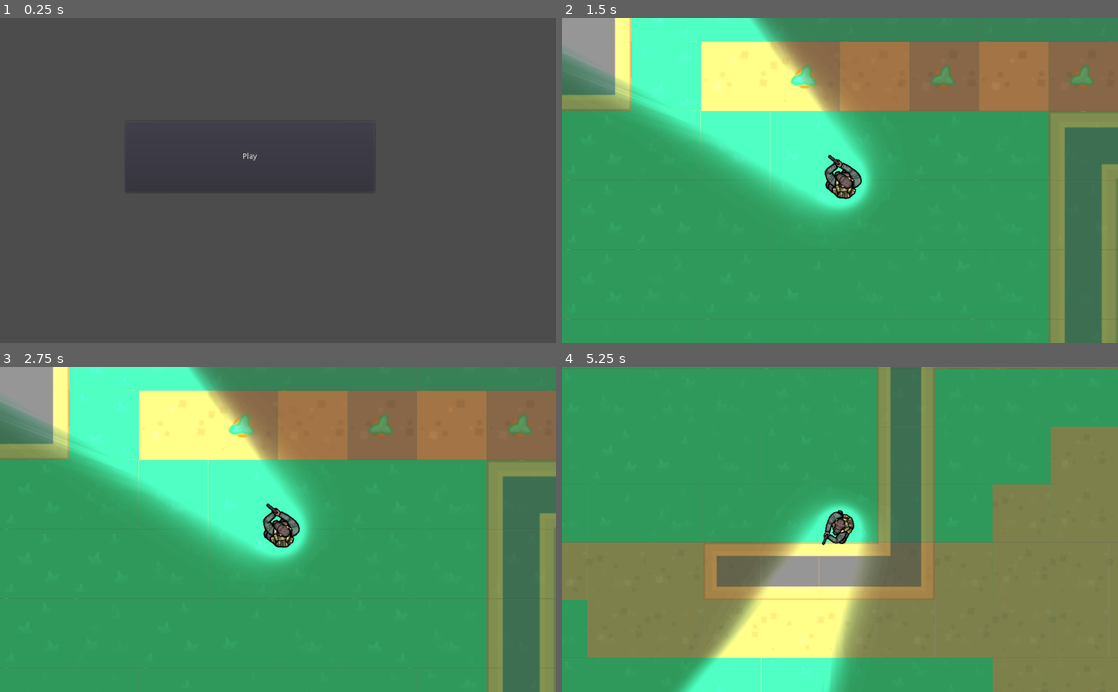
Above: before the commit, frames 1-4 (two rows, left to right).
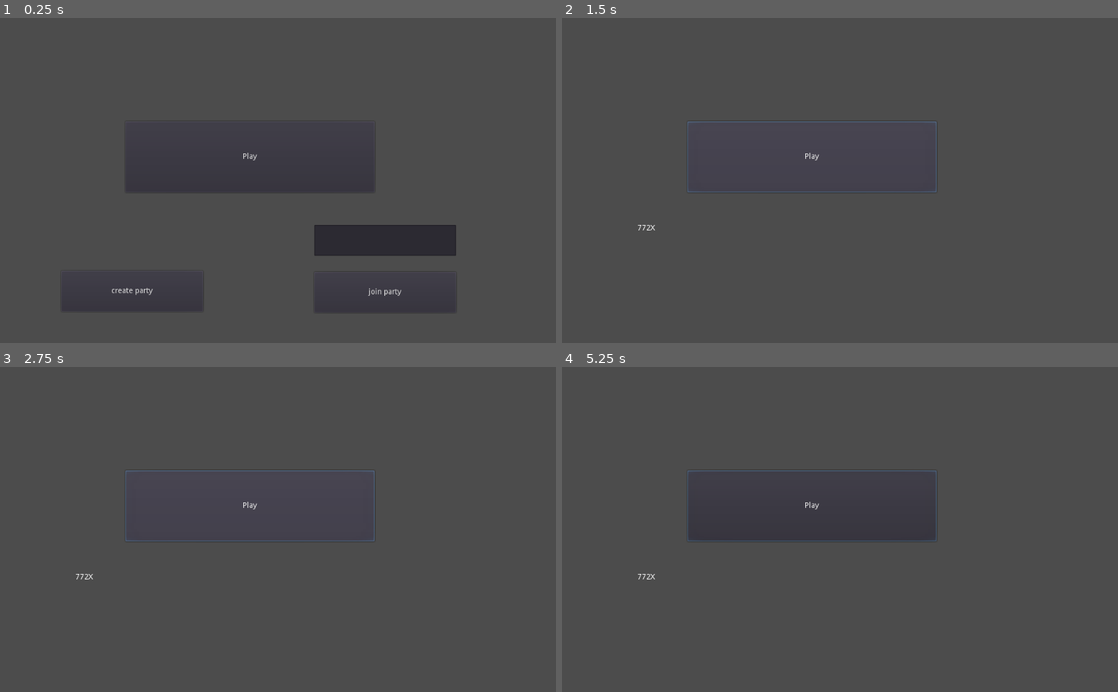
Above: after the commit, the same moments.

Repository: PrayasJ/Project_Seek
Game: Godot game, scene res://main.tscn
Two runs of this game, one before a commit and one after it. Both use one fixed random seed, a clock stepped at 60 frames per second and the inputs below.
Inputs (mouse positions are in pixels of both pictures, inside the frame that each line leads up to):
- Up to frame 1 (0.25 s): no input
- Up to frame 2 (1.5 s): click (695, 291) at 0.5 s, where only the run after the commit has a clickable "create party"; click "Play" at 1.25 s
- Up to frame 3 (2.75 s): click (250, 506) at 2 s, where only the run after the commit has a clickable "Play"
- Up to frame 4 (5.25 s): tap Enter at 2.75 s; move the mouse to (962, 513) at 2.77 s; hold Right (ui_right) 2.78-3.53 s; hold Mouse wheel down (scroll_down) 2.78-3.53 s; move the mouse to (728, 545) at 3.52 s; hold Down (ui_down) 3.53-4.28 s; tap Mouse wheel up (scroll_up) at 3.6 s; move the mouse to (895, 458) at 4.27 s; hold Right (ui_right) 4.28-5.03 s; hold Ctrl (shoot) 4.28-5.03 s; move the mouse to (812, 594) at 5.02 s; hold Up (ui_up) from 5.03 s (still down); tap Mouse wheel down (scroll_down) at 5.1 s

The runs differ from the first frame. In frame 1, 2.5% of the frame differs, in the area x 20-82%, y 63-86%; in frame 2, 100%; in frame 3, 100%, in the area x 0-100%, y 0-100%; in frame 4, 99%.

Commit message:
fixed party system

Diff:
--- a/Client/GUI.tscn
+++ b/Client/GUI.tscn
@@ -11,3 +11,51 @@
 __meta__ = {
 "_edit_use_anchors_": false
 }
+
+[node name="create_party" type="Button" parent="."]
+margin_left = 113.221
+margin_top = 467.072
+margin_right = 374.221
+margin_bottom = 542.072
+text = "create party"
+__meta__ = {
+"_edit_use_anchors_": false
+}
+
+[node name="join_party" type="Button" parent="."]
+margin_left = 578.911
+margin_top = 468.877
+margin_right = 839.911
+margin_bottom = 543.877
+text = "join party"
+__meta__ = {
+"_edit_use_anchors_": false
+}
+
+[node name="party_code" type="TextEdit" parent="."]
+margin_left = 579.0
+margin_top = 382.0
+margin_right = 840.0
+margin_bottom = 439.0
+__meta__ = {
+"_edit_use_anchors_": false
+}
+
+[node name="created_party_code" type="Label" parent="."]
+visible = false
+margin_left = 138.796
+margin_top = 381.227
+margin_right = 348.796
+margin_bottom = 447.227
+__meta__ = {
+"_edit_use_anchors_": false
+}
+
+[node name="players" type="Label" parent="."]
+margin_left = 803.0
+margin_top = 2.0
+margin_right = 1019.0
+margin_bottom = 218.0
+__meta__ = {
+"_edit_use_anchors_": false
+}
--- a/Client/main.gd
+++ b/Client/main.gd
@@ -9,6 +9,7 @@
 var pID = null
 # Our WebSocketClient instance
 var _client = WebSocketClient.new()
+var code = '0000'
 
 func _ready():
 	_client.connect("connection_closed", self, "_closed")
@@ -49,6 +50,17 @@
 		players[data['in_room']] = otherPlayers.instance()
 		players[data['in_room']].init(data['in_room'])
 		add_child(players[data['in_room']])
+	if data['action'] == 'joined_party':
+		$GUI/players.text += '\n'+data['joined_party']
+	if data['action'] == 'join_error':
+		pass
+	if data['action'] == 'entered_room':
+		$Map.show()
+		$GUI.hide()
+		player = Player.instance()
+		add_child(player)
+		player.connect("moveplayer", self, "_moveplayer")
+		player.init(pID)
 func _process(delta):
 	_client.poll()
 
@@ -60,11 +72,36 @@
 
 
 func _on_Play_pressed():
-	$Map.show()
-	$GUI.hide()
-	player = Player.instance()
-	add_child(player)
-	player.connect("moveplayer", self, "_moveplayer")
-	player.init(pID)
-	var data = JSON.print({"action":"play","pID":pID,"party":"0",'x':0, 'y':0, 'rot':0}).to_utf8()
+	if len($GUI/players.text) > 0:
+		var data = JSON.print({"action":"play","pID":pID,"party":"1",'x':0, 'y':0, 'rot':0,'code':code}).to_utf8()
+		_client.get_peer(1).put_packet(data)
+	else:
+		var data = JSON.print({"action":"play","pID":pID,"party":"0",'x':0, 'y':0, 'rot':0,'code':code}).to_utf8()
+		_client.get_peer(1).put_packet(data)
+
+
+func _on_create_party_pressed():
+	var rng = RandomNumberGenerator.new()
+	rng.randomize()
+	code = ""
+	var alph = ['A', 'B', 'C', 'D', 'E', 'F', 'G', 'H', 'I', 'J', 'K', 'L', 'M', 'N', 'O', 'P', 'Q', 'R', 'S', 'T', 'U', 'V', 'W', 'X', 'Y', 'Z','1','2','3','4','5','6','7','8','9','0']
+	for i in range(4):
+		var r = rng.randi_range(0, 35)
+		code += alph[r]
+	var data = JSON.print({"action":"create","pID":pID,"code":code}).to_utf8()
 	_client.get_peer(1).put_packet(data)
+	$GUI/join_party.hide()
+	$GUI/party_code.hide()
+	$GUI/created_party_code.text = code
+	$GUI/created_party_code.show()
+	$GUI/create_party.hide()
+
+func _on_join_party_pressed():
+	var data = JSON.print({"action":"join","pID":pID,"code":$GUI/party_code.text}).to_utf8()
+	_client.get_peer(1).put_packet(data)
+	$GUI/join_party.hide()
+	$GUI/party_code.hide()
+	$GUI/created_party_code.text = $GUI/party_code.text
+	$GUI/created_party_code.show()
+	$GUI/create_party.hide()
+	$GUI/Play.hide()
--- a/Client/main.tscn
+++ b/Client/main.tscn
@@ -621,5 +621,7 @@
 [node name="CanvasModulate" type="CanvasModulate" parent="Map"]
 color = Color( 1, 1, 1, 0.533333 )
 [connection signal="pressed" from="GUI/Play" to="." method="_on_Play_pressed"]
+[connection signal="pressed" from="GUI/create_party" to="." method="_on_create_party_pressed"]
+[connection signal="pressed" from="GUI/join_party" to="." method="_on_join_party_pressed"]
 
 [editable path="GUI"]
Not shown, changed: Server/w_server.py
